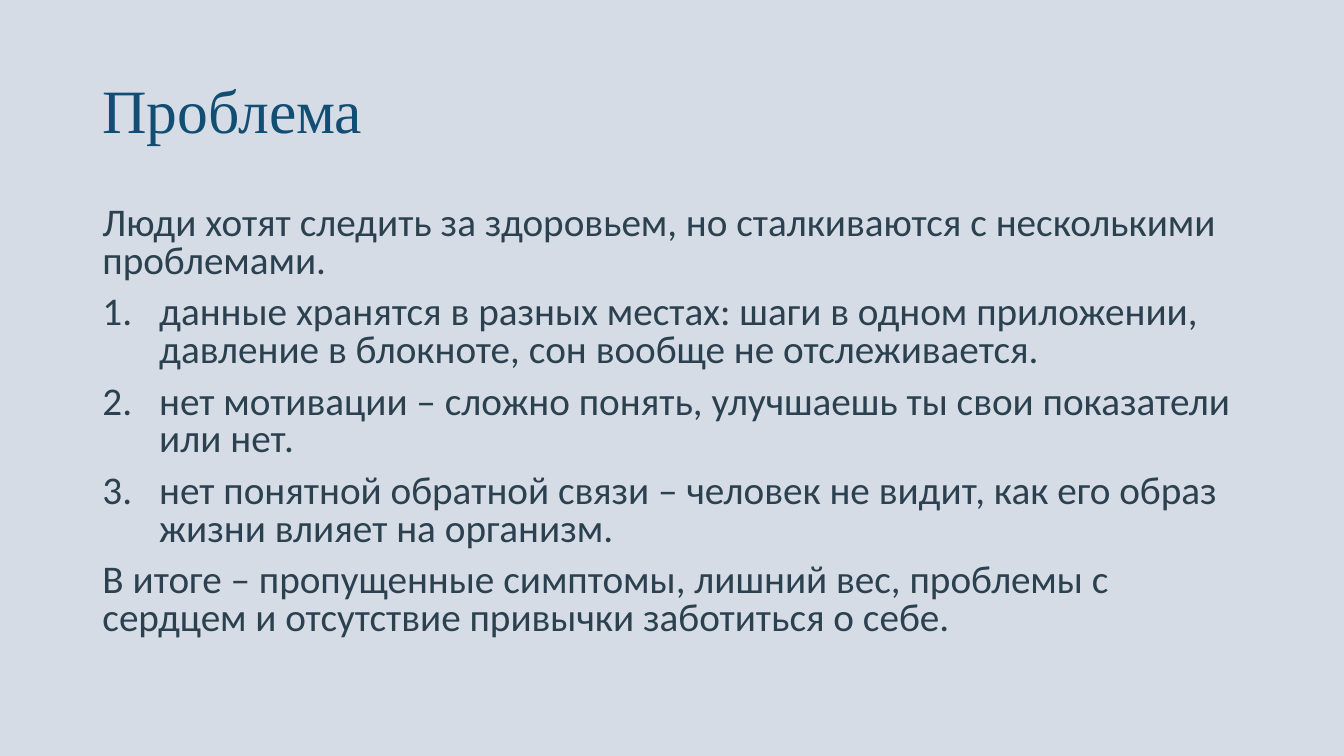
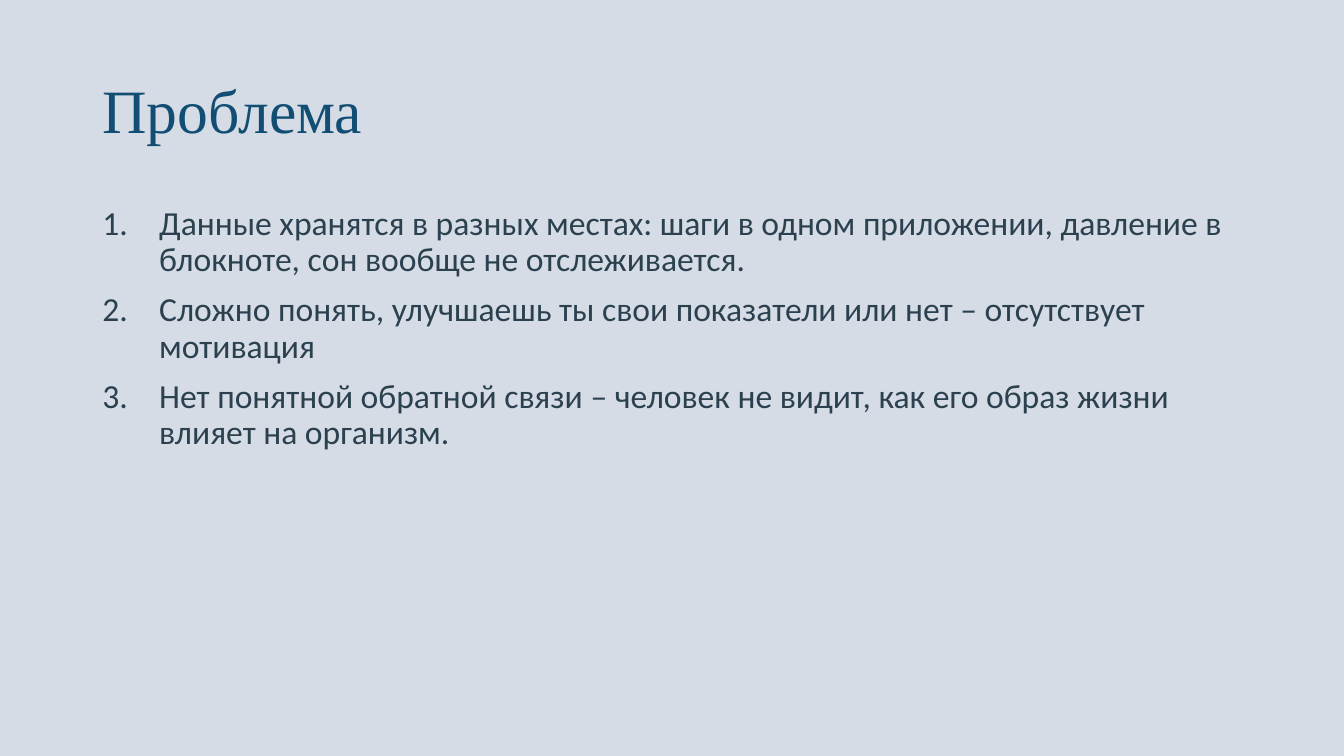
Before and after one commit to Toose-Dany/123, a slide deck: slide 2 of HealthSync.pptx. Drawn at 1344x756 pixels with LibreOffice and Linux fonts; fonts in the diff are those of the drawing. Boxes give left, top, right and bottom in pixels: in the first picture for what was removed or moved away, otherwise in the second. Text is boxed around its words. In the diff, an @@ line names an element or a change of style, - is before the commit and + after.

```diff
--- a/HealthSync.pptx
+++ b/HealthSync.pptx
@@ text at (x1=159, y1=213, x2=1221, y2=450): text changed; size 28 to 24 pt @@
-Люди хотят следить за здоровьем, но сталкиваются с несколькими проблемами.
-1. данные хранятся в разных местах: шаги в одном приложении, давление в блокноте, сон вообще не отслеживается.
-2. нет мотивации – сложно понять, улучшаешь ты свои показатели или нет.
-3. нет понятной обратной связи – человек не видит, как его образ жизни влияет на организм.
-В итоге – пропущенные симптомы, лишний вес, проблемы с сердцем и отсутствие привычки заботиться о себе.
+1. Данные хранятся в разных местах: шаги в одном приложении, давление в блокноте, сон вообще не отслеживается.
+2. Сложно понять, улучшаешь ты свои показатели или нет – отсутствует мотивация
+3. Нет понятной обратной связи – человек не видит, как его образ жизни влияет на организм.
```
Also in this commit, not shown: 9 other slides changed.
